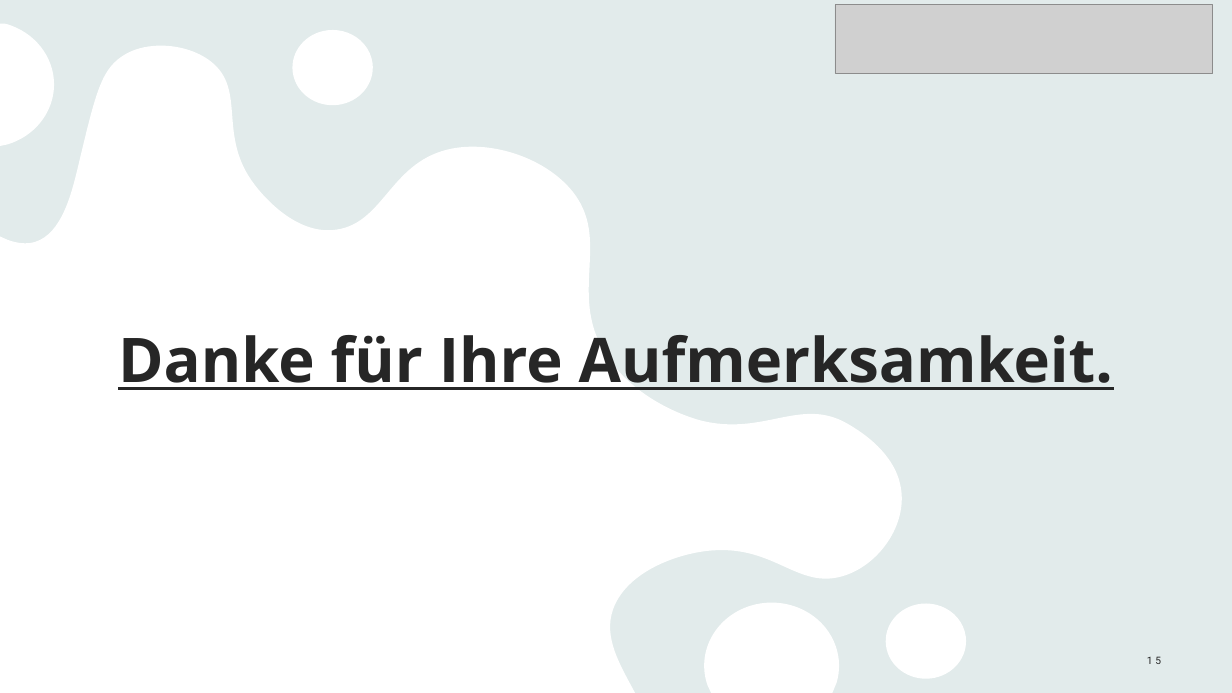
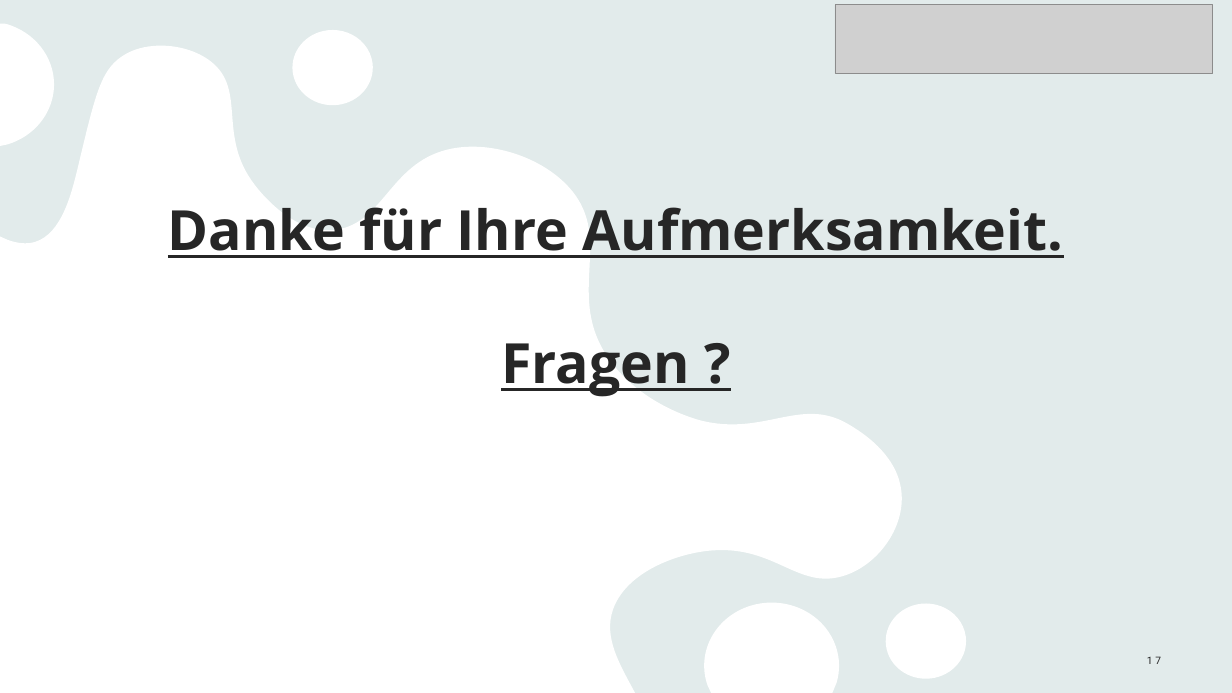
Before and after one commit to Linelle-7/Sprecherkennung-Deep-Learning-, a slide deck: slide 17 of 2025-02-12_Voice_Recognition_FinalPresentation.pptx (slide 15 before the commit). Drawn at 1232x693 pixels with LibreOffice and Linux fonts; fonts in the diff are those of the drawing; grey boxes stand for pictures. Boxes give left, top, right and bottom in pixels: in the first picture for what was removed or moved away, otherwise in the second. Text is boxed around its words. In the diff, an @@ line names an element or a change of style, - is before the commit and + after.

```diff
--- a/2025-02-12_Voice_Recognition_FinalPresentation.pptx
+++ b/2025-02-12_Voice_Recognition_FinalPresentation.pptx
@@ title at (x1=168, y1=207, x2=1063, y2=397): text changed; size 48 to 43.2 pt @@
-Danke für Ihre Aufmerksamkeit.
+Danke für Ihre Aufmerksamkeit.
+Fragen ?
@@ page number at (x1=1147, y1=656, x2=1161, y2=664): text changed @@
-15
+17
```
Also in this commit, not shown: 3 other slides changed, 3 slides added, 1 slide removed, 7 other files.
